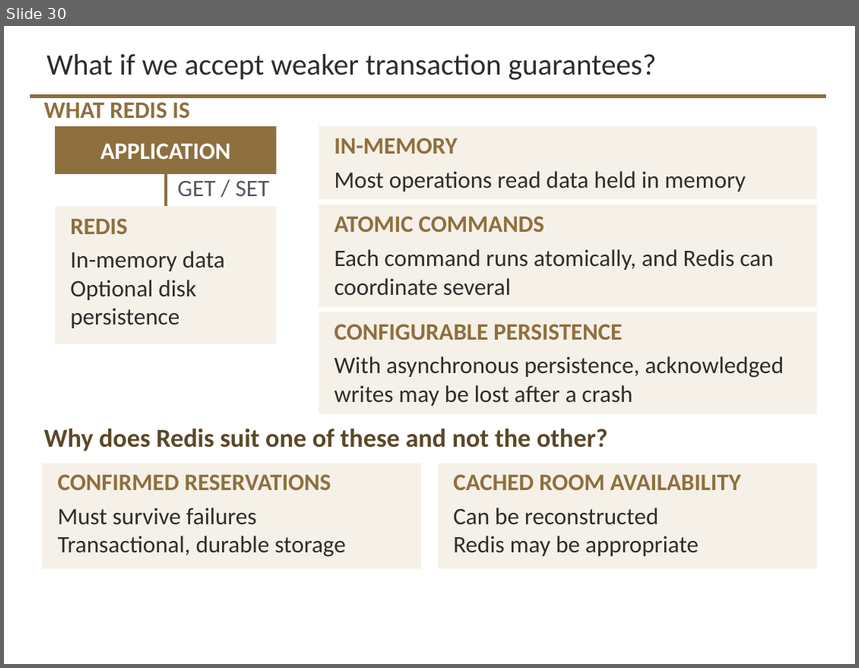
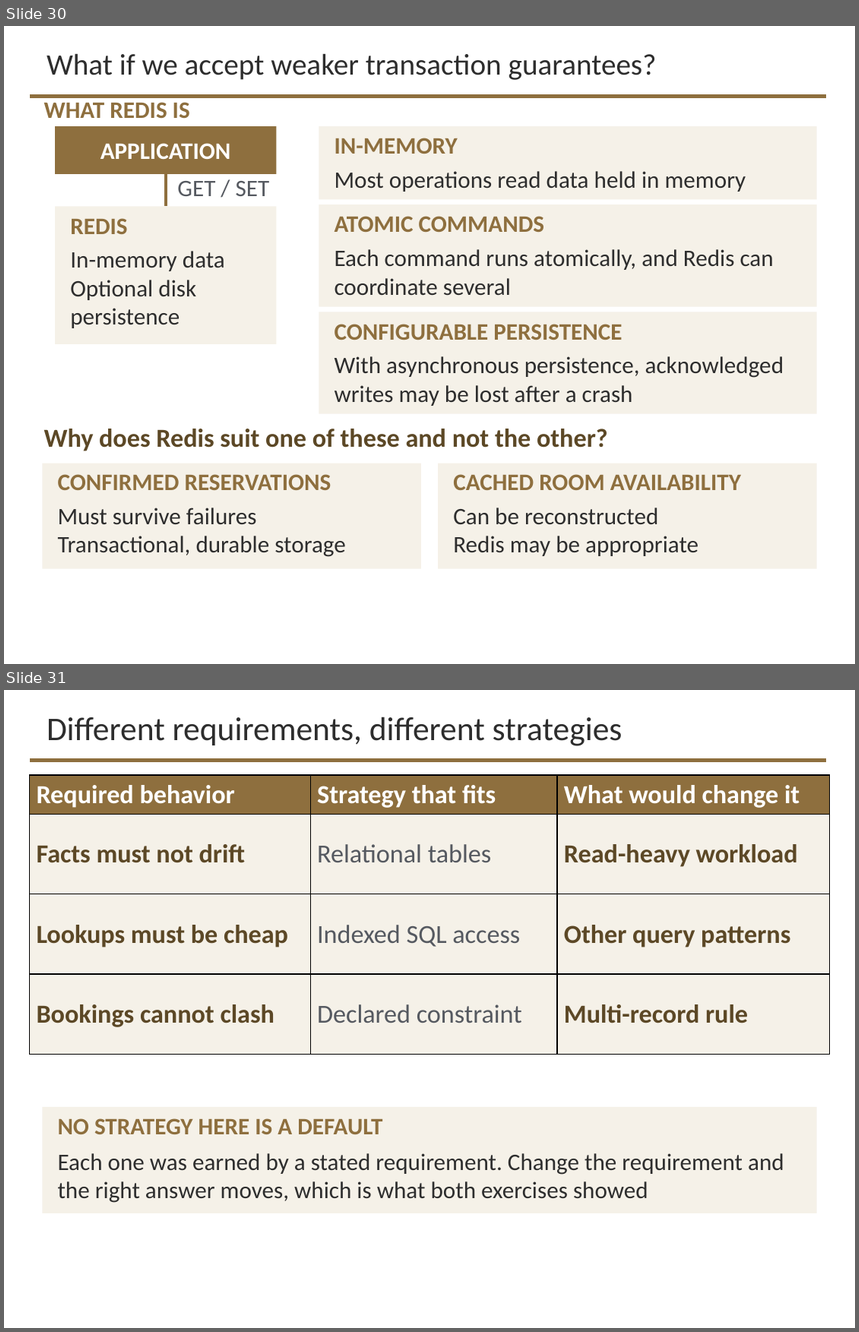
Before and after one commit to davisjam/model-based-agentic-software-engineering, a slide deck: course/lectures/act-3-software-in-the-world/02-data-management/3-2-Data-Management.pptx. Shown one above the other, each under a label of ours: slide 30 before the commit, slides 30 and 31 after it. The pictures are 859x668 and 859x1332 pixels, drawn with LibreOffice and Linux fonts; fonts in the diff are those of the drawing; background and template pictures are left out. Boxes give left, top, right and bottom in pixels: in the first picture for what was removed or moved away, otherwise in the second. Text is boxed around its words. In the diff, an @@ line names an element or a change of style, - is before the commit and + after.

```diff
--- a/course/lectures/act-3-software-in-the-world/02-data-management/3-2-Data-Management.pptx
+++ b/course/lectures/act-3-software-in-the-world/02-data-management/3-2-Data-Management.pptx
@@ slide 31 added at [4, 690, 855, 1328], background #FFFFFF; not listed: 1 template element that a slide beside it also shows @@
@@ title added at [47, 717, 623, 746], 28 pt, text #2D2D2D @@
+Different requirements, different strategies
@@ table added at [30, 775, 829, 1054], 4 rows, 3 columns @@
+Required behavior | Strategy that fits | What would change it
+Facts must not drift | Relational tables | Read-heavy workload
+Lookups must be cheap | Indexed SQL access | Other query patterns
+Bookings cannot clash | Declared constraint | Multi-record rule
@@ rectangle added at [42, 1107, 817, 1214], fill #F5F1E8 @@
@@ text added at [58, 1119, 382, 1135], 20 pt, text #8E6F3E, bold @@
+NO STRATEGY HERE IS A DEFAULT
@@ text added at [58, 1154, 785, 1203], 20 pt, text #2D2D2D @@
+Each one was earned by a stated requirement. Change the requirement and the right answer moves, which is what both exercises showed
```
Also in this commit, not shown: 1 other slide added, 1 slide removed.
